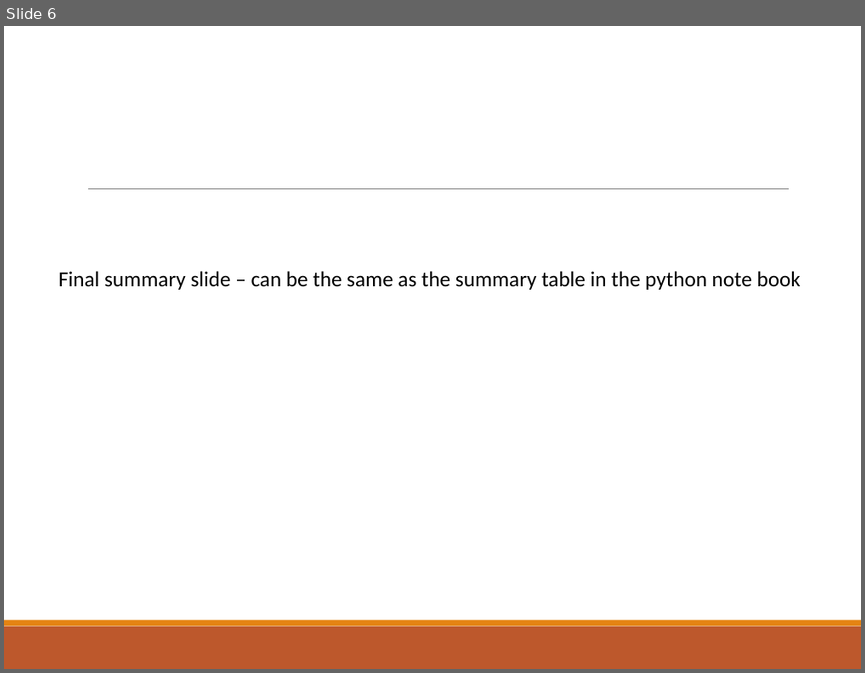
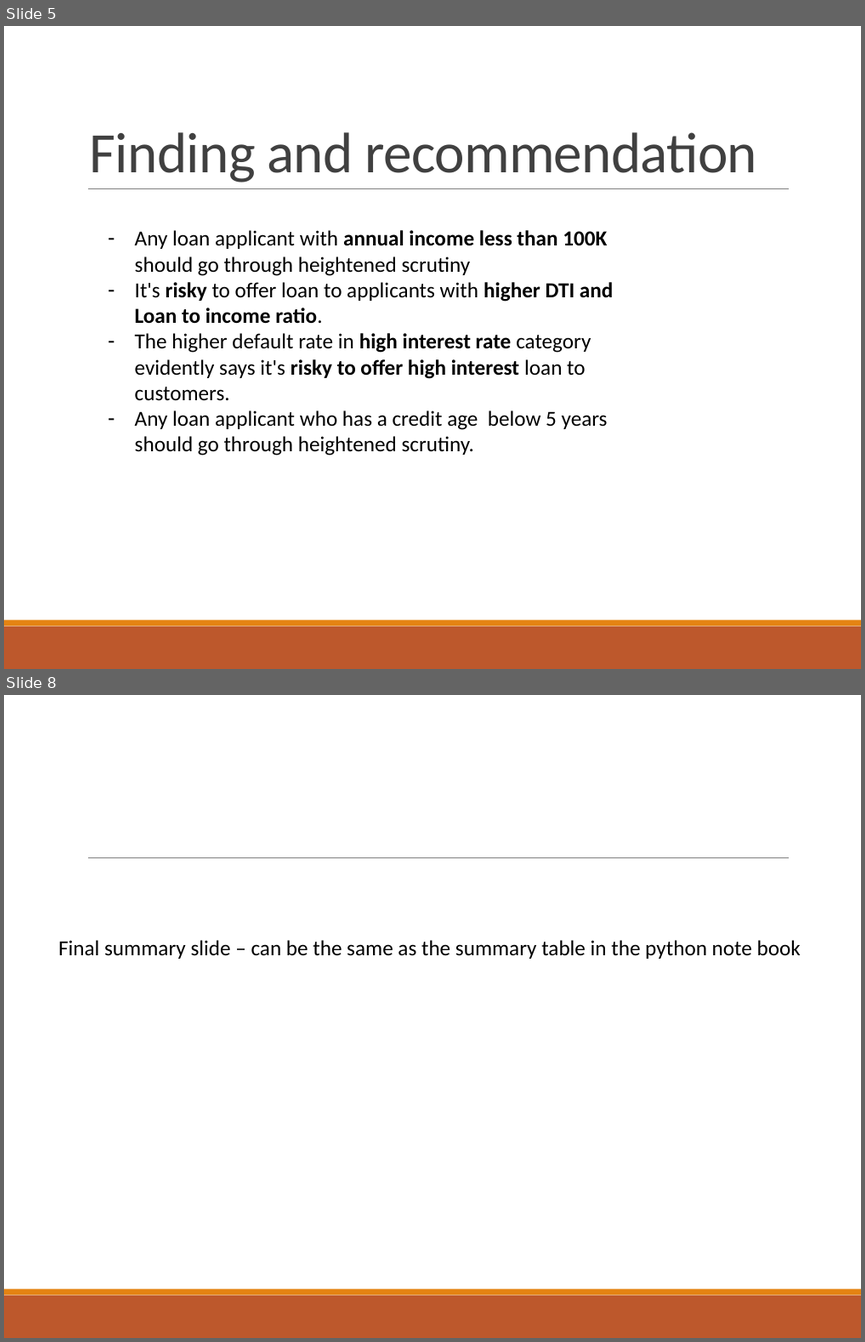
Before and after one commit to udaykadavi/LendingClubCaseStudy, a slide deck: Lending Club Case Study.pptx. Shown one above the other, each under a label of ours: slide 6 before the commit, slides 5 and 8 after it; the slides between them are not shown. The pictures are 865x673 and 865x1342 pixels, drawn with LibreOffice and Linux fonts; fonts in the diff are those of the drawing. Boxes give left, top, right and bottom in pixels: in the first picture for what was removed or moved away, otherwise in the second. Text is boxed around its words. In the diff, an @@ line names an element or a change of style, - is before the commit and + after.

```diff
--- a/Lending Club Case Study.pptx
+++ b/Lending Club Case Study.pptx
@@ slide 5 added at (4,26,861,669), background #FFFFFF; not listed: 3 template elements that a slide beside it also shows @@
@@ title added at (90,132,758,182), 48 pt, text #404040 @@
+Finding and recommendation
@@ text added at (135,230,613,455), 18 pt, text #000000 @@
+– Any loan applicant with annual income less than 100K should go through heightened scrutiny
+– It's risky to offer loan to applicants with higher DTI and Loan to income ratio.
+– The higher default rate in high interest rate category evidently says it's risky to offer high interest loan to customers.
+– Any loan applicant who has a credit age below 5 years should go through heightened scrutiny.
@@ what was slide 6 is now slide 8 @@
```
Also in this commit, not shown: 4 slides changed, 2 other slides added, 1 slide removed, 2 other files.
